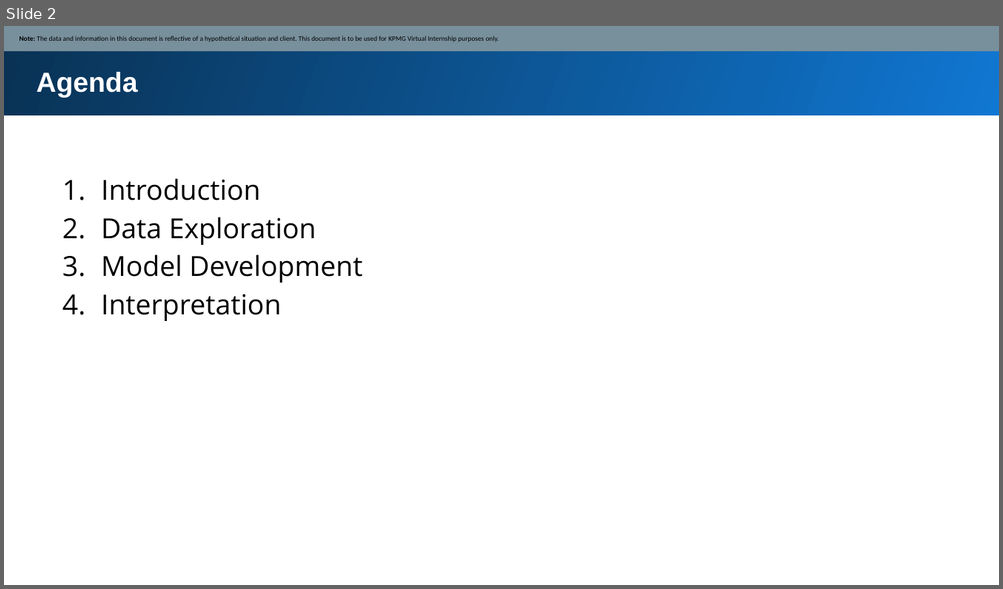
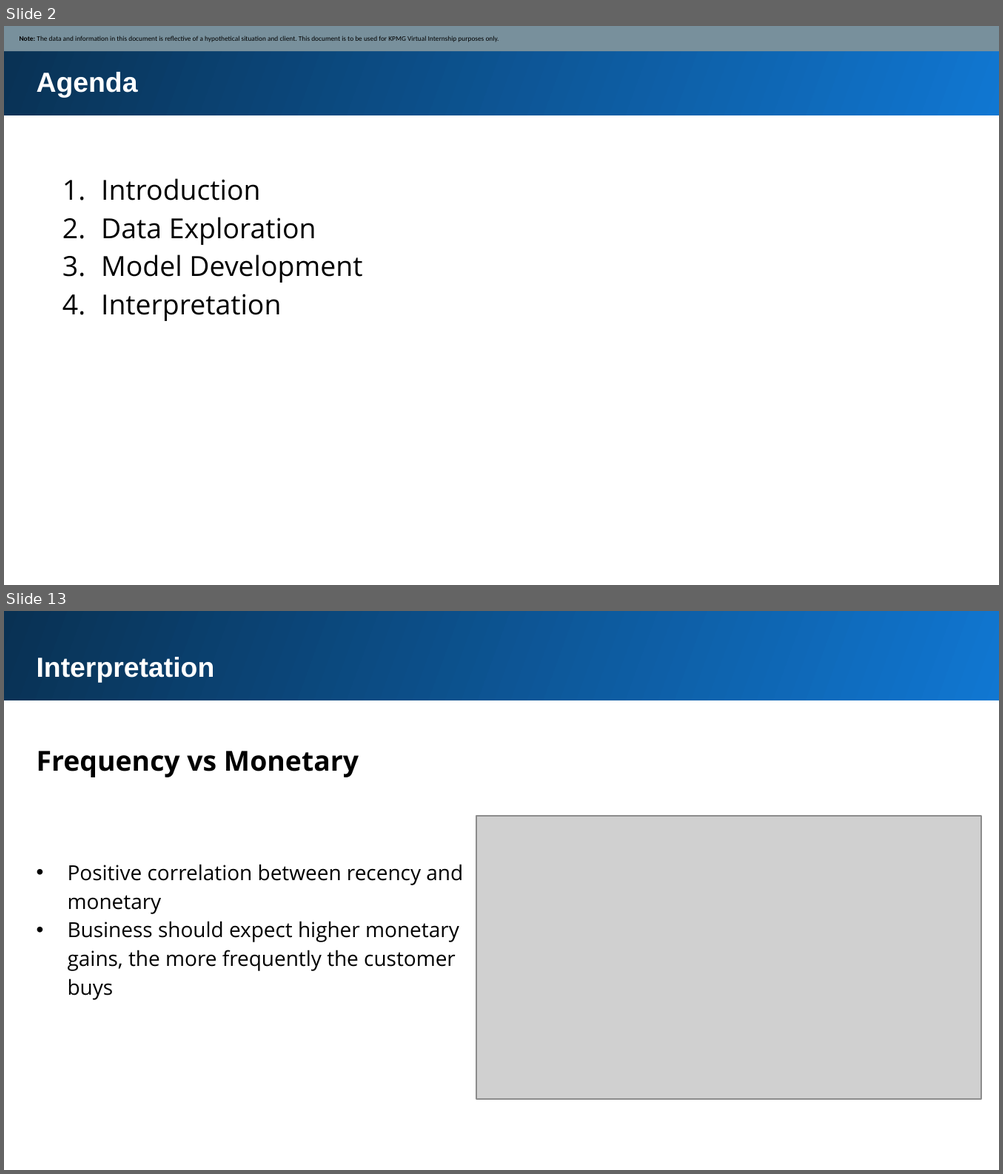
Before and after one commit to daniel8691/Market_strategy_analysis, a slide deck: Module_two/Module_2_Template_slide.pptx. Shown one above the other, each under a label of ours: slide 2 before the commit, slides 2 and 13 after it; the slides between them are not shown. The pictures are 1003x589 and 1003x1174 pixels, drawn with LibreOffice and Linux fonts; fonts in the diff are those of the drawing; grey boxes stand for pictures. Boxes give left, top, right and bottom in pixels: in the first picture for what was removed or moved away, otherwise in the second. Text is boxed around its words. In the diff, an @@ line names an element or a change of style, - is before the commit and + after.

```diff
--- a/Module_two/Module_2_Template_slide.pptx
+++ b/Module_two/Module_2_Template_slide.pptx
@@ slide 13 added at [4,611,999,1170], background #FFFFFF @@
@@ rectangle added at [4,611,999,701], fill gradient #1077D2 to #093153 @@
@@ text added at [37,657,215,683], 20 pt, text #FFFFFF, bold @@
+Interpretation
@@ text added at [37,751,358,777], 20 pt, text #000000, bold @@
+Frequency vs Monetary
@@ picture added at [476,816,982,1099] @@
@@ text added at [68,864,463,1000], 15 pt, text #000000 @@
+• Positive correlation between recency and monetary
+• Business should expect higher monetary gains, the more frequently the customer buys
```
Also in this commit, not shown: 1 slide changed, 11 other slides added, 5 slides removed, 17 other files.
